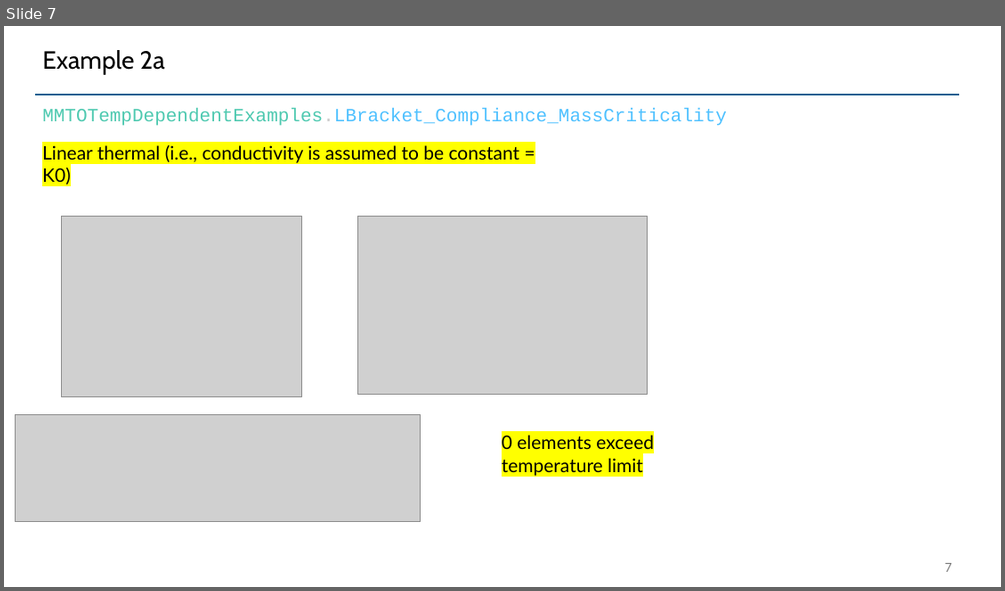
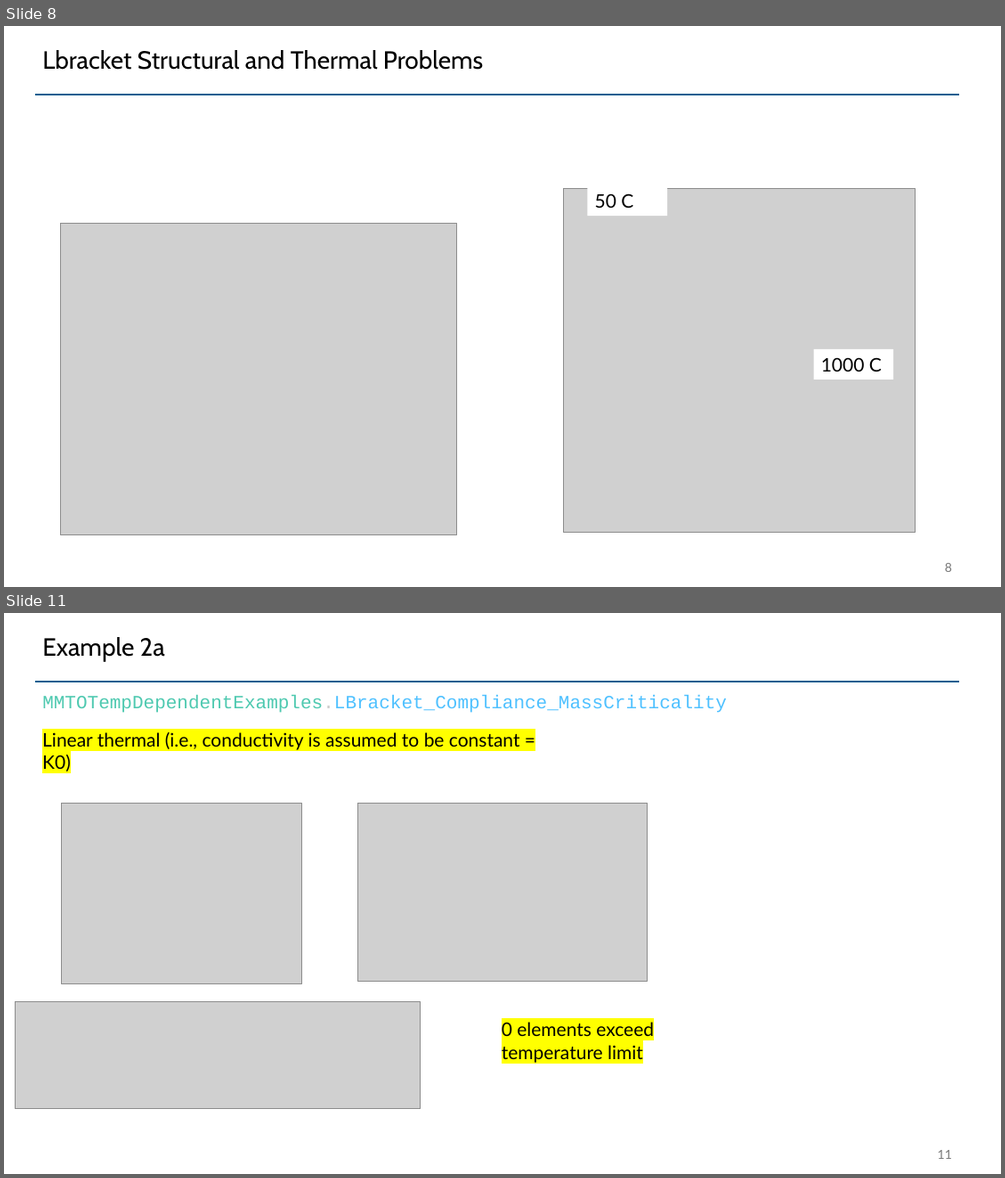
Before and after one commit to UW-ERSL/METALS, a slide deck: Slides/MMTOTempDependentResults.pptx. Shown one above the other, each under a label of ours: slide 7 before the commit, slides 8 and 11 after it; the slides between them are not shown. The pictures are 1005x591 and 1005x1178 pixels, drawn with LibreOffice and Linux fonts; fonts in the diff are those of the drawing; grey boxes stand for pictures. Boxes give left, top, right and bottom in pixels: in the first picture for what was removed or moved away, otherwise in the second. Text is boxed around its words. In the diff, an @@ line names an element or a change of style, - is before the commit and + after.

```diff
--- a/Slides/MMTOTempDependentResults.pptx
+++ b/Slides/MMTOTempDependentResults.pptx
@@ slide 8 added at [4,26,1001,587], background #FFFFFF; not listed: 1 template element that a slide beside it also shows @@
@@ title added at [42,50,483,70], 24 pt, text #000000 @@
+Lbracket Structural and Thermal Problems
@@ rectangle added at [587,185,667,216], fill #FFFFFF, 18 pt, text #000000 @@
+50 C
@@ picture added at [563,188,914,532] @@
@@ picture added at [60,224,456,535] @@
@@ rectangle added at [814,349,894,379], fill #FFFFFF, 18 pt, text #000000 @@
+1000 C
@@ page number added at [945,563,952,572], 12 pt, text #797979 @@
+8
@@ what was slide 7 is now slide 11 @@
@@ page number at [938,1150,952,1159]: text changed @@
-7
+11
```
Also in this commit, not shown: 7 slides changed, 5 other slides added, 6 other files.
